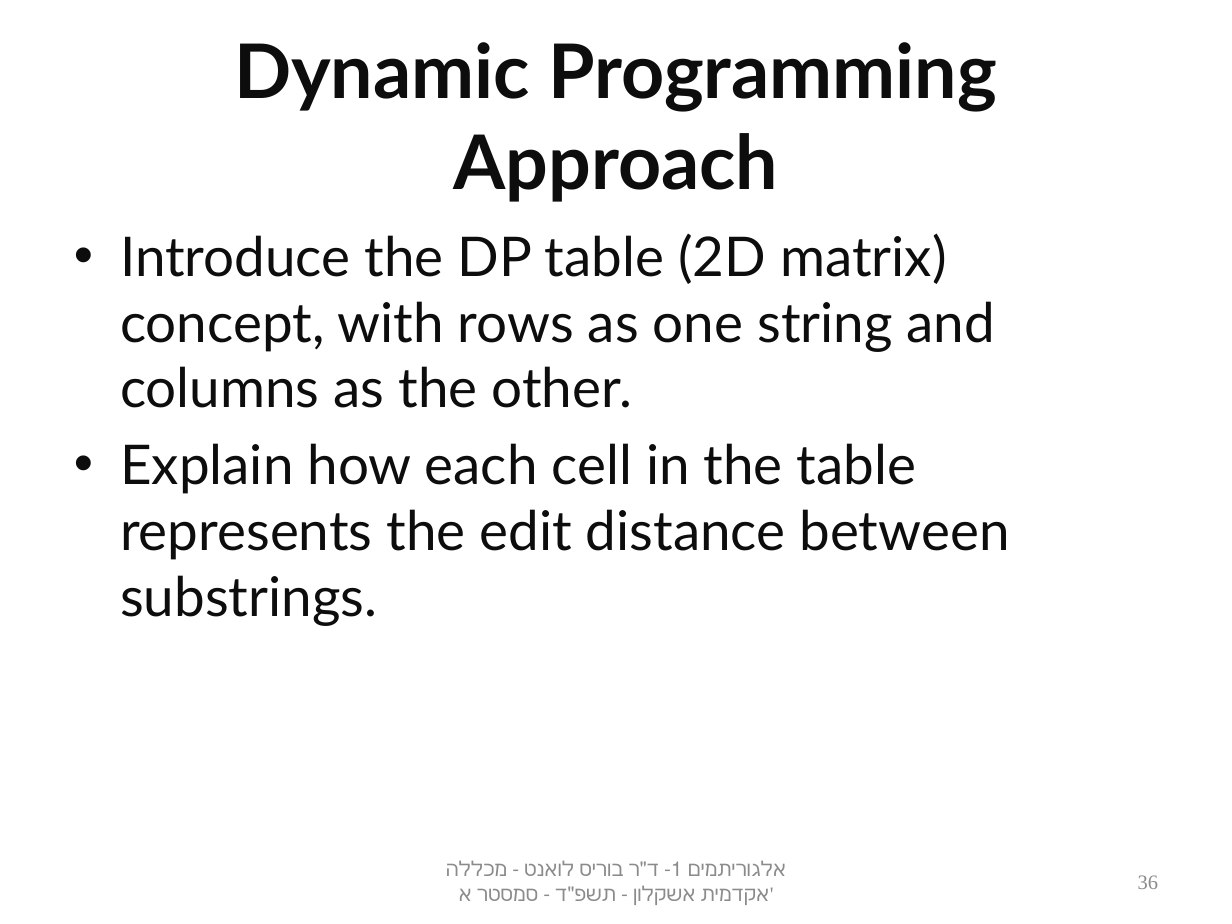
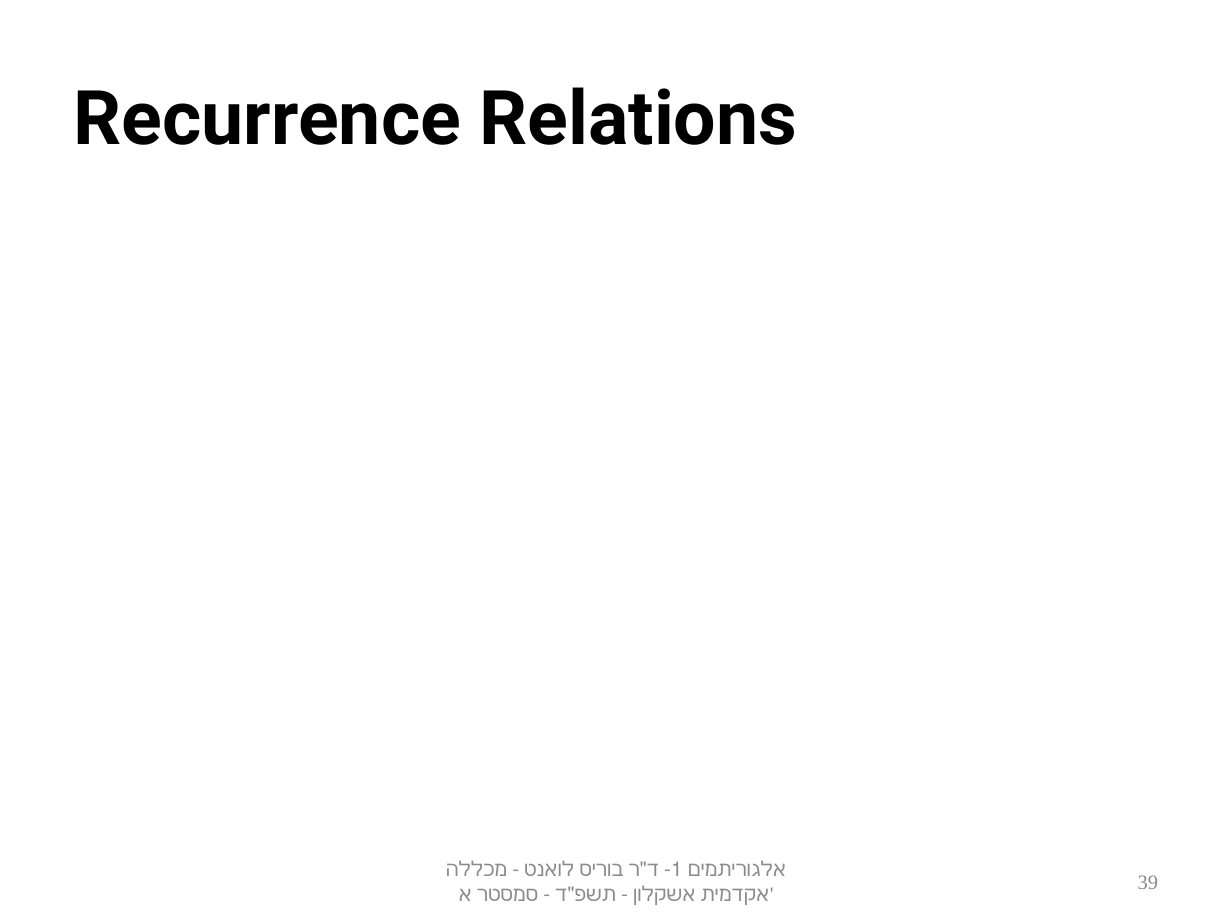
Before and after one commit to borislevant/algorithms, a slide deck: slide 39 of algorithms1_dynamic_programing.pptx (slide 36 before the commit). Drawn at 1232x924 pixels with LibreOffice and Linux fonts; fonts in the diff are those of the drawing; grey boxes stand for pictures. Boxes give left, top, right and bottom in pixels: in the first picture for what was removed or moved away, otherwise in the second. Text is boxed around its words. In the diff, an @@ line names an element or a change of style, - is before the commit and + after.

Commit message:
Add files via upload
Fixed a few errors in the Dynamic programming

```diff
--- a/algorithms1_dynamic_programing.pptx
+++ b/algorithms1_dynamic_programing.pptx
@@ title at [74,87,798,145]: text changed; font Lato to Roboto; text colour #0D0D0D to #000000 @@
-Dynamic Programming Approach
+Recurrence Relations
@@ text removed at [120,233,1010,626] @@
-• Introduce the DP table (2D matrix) concept, with rows as one string and columns as the other.
-• Explain how each cell in the table represents the edit distance between substrings.
@@ page number at [1138,875,1158,889]: text changed @@
-36
+39
```
Also in this commit, not shown: 6 other slides changed, 6 slides added.
